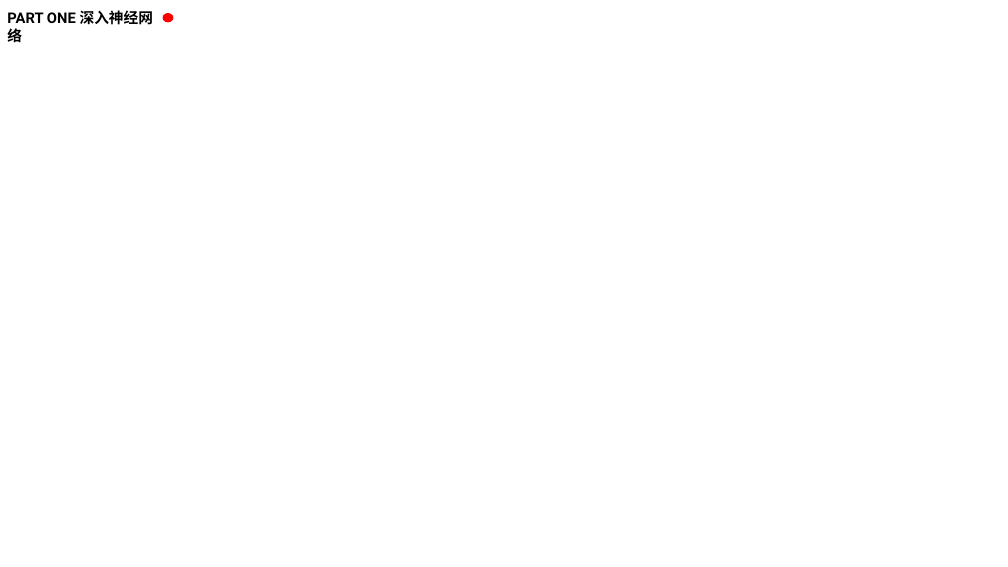
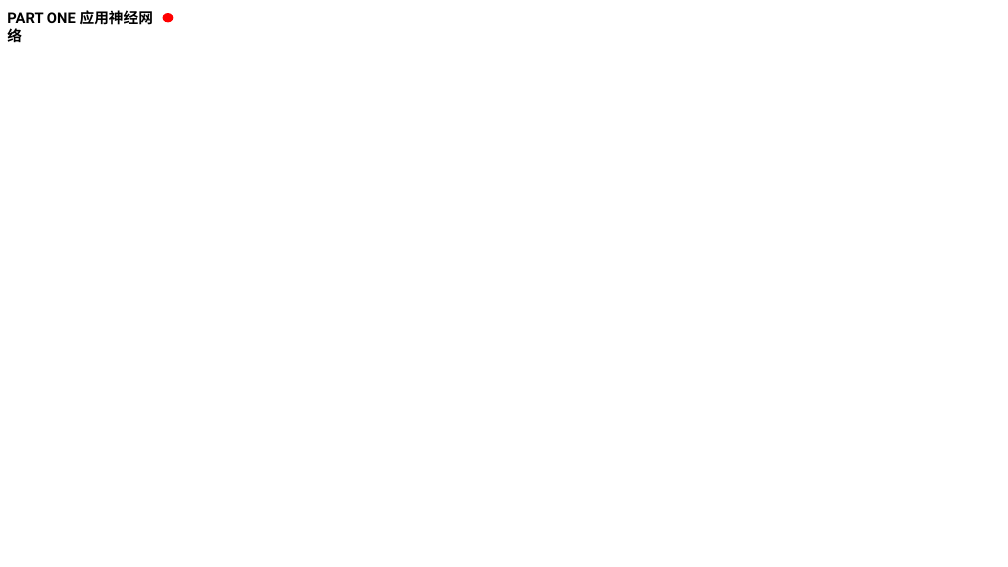
Before and after one commit to kaixinbaba/rlshare, a slide deck: slide 35 of 机器学习分享-神经网络.pptx (slide 28 before the commit). Drawn at 1008x567 pixels with LibreOffice and Linux fonts; fonts in the diff are those of the drawing; background and template pictures are left out. Boxes give left, top, right and bottom in pixels: in the first picture for what was removed or moved away, otherwise in the second. Text is boxed around its words. In the diff, an @@ line names an element or a change of style, - is before the commit and + after.

```diff
--- a/机器学习分享-神经网络.pptx
+++ b/机器学习分享-神经网络.pptx
@@ text at bbox=[7, 10, 154, 45]: text changed @@
-PART ONE 深入神经网络
+PART ONE 应用神经网络
```
Also in this commit, not shown: 4 other slides changed, 7 slides added.
